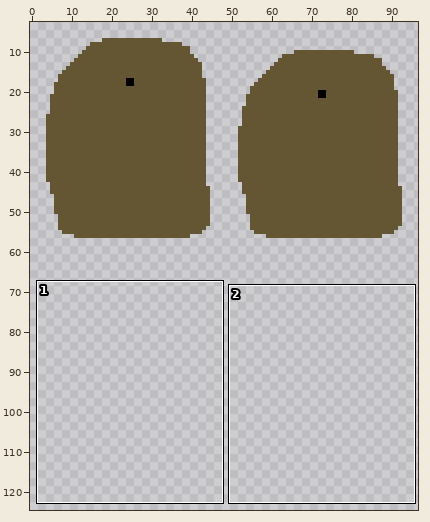
One commit to this sprite sheet: Assets/Textures/Characters/stranger_character_colored.png. Above, an overview of the earlier version with the close-up marked.
Close-up. Before:
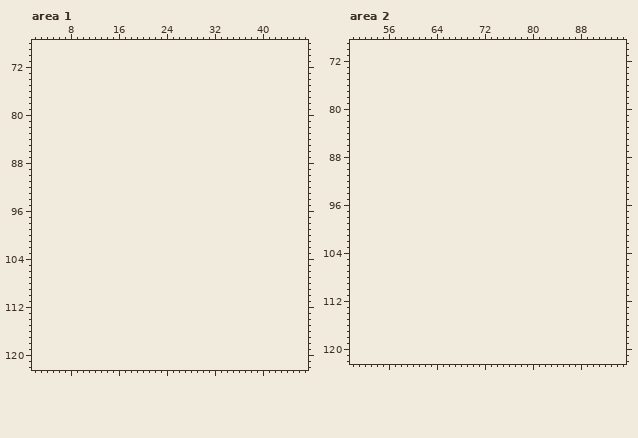
The file is 98x63 pixels. Shown: area 1: x 2..47, y 68..122; area 2: x 50..95, y 69..122. The old version is drawn lined up with the new one, on the new canvas. The wide view leaves out empty margins.
After:
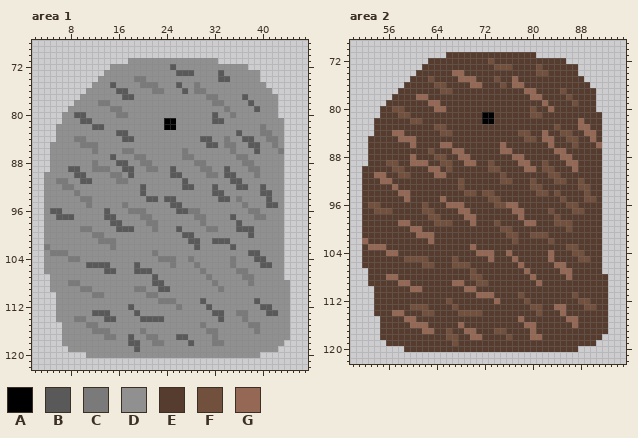
Palette (. is transparent): A #000000  B #595959  C #7a7a7a  D #909090  E #563c2e  F #72503e  G #946854
Commit message: Sketched new look for mud stranger
Edits made:
canvas 98x63 -> 98x126
Changed rows in their new state; - is an unchanged pixel.
Area 1:
first column x 4:
 71 --------------DDDDDDDDDDDDDDD------------
 72 -----------DDDDDDDDDDBDDDDDDDDDDDD-------
 73 ----------DDDDDDDDDDDDBBBDDDDBDDDDDD-----
 74 ---------DDDDDDCCDDDDDDDDDDDDBBDDDDD-----
 75 --------DDDBDDDDCCCDDDBDDCDDDDDDDDDDD----
 76 -------DDDDDBBDDDDCCDDDBDCCDDDDDDDDDDD---
 77 ------DDDDDDDBBDDDDDDDDDDDDCCDDDDBDDDDD--
 78 -----DDDDCCDDDDDDDDDDDDDDDDDCCDDDDBDDDD--
 79 ----DDDDDDDCCDDDDDDDDDDDDDDDDDCDDDDBDDD--
 80 ---DDBBDDDDDCCDDDDDDDDDDDDDDBDDCDDDDDDD--
 81 ---DDDBBDDDDDDDDDDDDAADDDDDDBBDDDDDDDDDD-
 82 --DDDDDDBBDDDDDDDDDDAADDDDDDDDDDDDDDCDDD-
 83 --DDDDDDDDDDBBDDDDDDDDDDDDDDDDDDBDDDCCDD-
 84 --DDDCCDDDDDDBBDDDDDDDDDDDBBDDCDDBBDDCCD-
 85 -DDDDDCCCDDDDDDDDDDDDDDDDDDBBDCCDDBBDDCD-
 86 -DDDDDDDCDDDDCCDDDDDDDDCDDDDDDDCDDDBDDDC-
 87 -DDDDDDDDDDBDDDCCDDDDDDCCDDDDDDDCCDDDDDD-
 88 -DDDDDDDCDDDBBDDCCDDDDDDDCCDDDDDDCCDDDDD-
 89 -DDDBBDDCCCDDBBDDCCDDBDDDDCCDDBDDDCCDDDD-
 90 DDDDDBBDDDDCCDBDDDDDDBBDDDDCCDBBDDDCDDDD-
 91 DDCCDDBBDDDDCCDDDDDDDDDBDDDDDDDBBDDDDDDD-
 92 DDDCCDDDDDDDDDDDBDDDDDDBBDDDBDDDBBDDBDDD-
 93 DDDDDCDDDDDDDDDDBDDDDDDDDDDDBBDDDDDDBBDD-
 94 DDDDDDCCDDDDDDDDDBBDBBDDDDDDDBBDCDDDDBDD-
 95 DDDDDDDCDDDDDCDDDDDDDBBDDDDDDDDDDCDDDBBD-
 96 DBBDDDDDDDBDDDCCCDDDDDBBCCDDDDDDDDCCDDDD-
 97 DDBBBDDDDDBBDDDDCCDDDDDDDCCDDDDBDDDCCDDD-
 98 DDDDDDDDDDDBBDDDDCCDDDDDDDCDDDDDBDDDDDDD-
 99 DDDDDDCCDDDDBBBDDDCDDDBDDDDCCDDDBBBDDDDD-
100 DDDDDDDDCCDDDDDDDDDDDDDBBDDDDDDDDDBDDDDD-
101 DDDDDDDDDCCCDDDDDDDDDDDDBBDDBBBDDDDDDDDD-
102 CDDDDDDDDDDCDDDDDDDDDDDDDBDDDDDBDDDDDDDD-
103 DCCCDDDDDDDDDDDDDDCDDDDDDDDDDDDDDDBBDDDD-
104 DDDDCCDDDDDDDDDDDDDCCCDDCDDDDDDCDDDBBDDD-
105 DDDDDDDBBBBDDDDBDDDDDCDDDCDDDDDCDDDDBBDD-
106 DDDDDDDDDDBBDDDBBBDDDDDDDDCDDDDDCCDDDDDD-
107 -DDDDDDDDDDDDDDDDDBDDDDDDDDCDDDDDCCDDDDD-
108 -DDDCCDDDDDDDDDDDDBBDDDDDDDDCDDDDDCDDDDDD
109 -DDDDDCCDDDDDDDCCDDBBDDDDDDDDCDDDDDDDDDDD
110 --DDDDDDCCDDDDDDDCCDDDDDDDDDDDDDDDDDDDDDD
111 --DDDDDDDDDDDDDDDDDCCCDDDDBDDDDDDDDBDDDDD
112 --DDDDDDDDDDDDBDDDDDDDCDDDDBDDDDDDDDBBDDD
113 --DDDDDDBBBDDDDBDDDDDDDDDDDDBBDDCCDDDBBDD
114 --DDDCCDDDBBDDDDBBBBDDDDDDDDDBDDDCDDDDDDD
115 ---DDDDCCDDDDDDDDDDDDDDDDDCDDDDDDDCCDDDDD
116 ---DDDDDCCCDDDDDCDDDDDDDDDDCCDDDDDDCDDDDD
117 ---DDDDDDDCCDDBDDCCDDDBBDDDDCDDDDDDDDDDDD
118 ---DDDDDDDDDDDBBDDCCDDDDBDDDCCDDDDDDDDDD-
119 ----DDDDDDDDDDDBDDDDDDDDDDDDDDDDDDDDDDD--
120 -------DDDDDDDDDDDDDDDDDDDDDDDDDDDDD-----
Area 2:
first column x 52:
 71 --------------EEEEEEEEEEEEEEE------------
 72 -----------EEEEEEEEEEFEEEEEEEEEEEE-------
 73 ----------EEEEEEEEEEEEFFFEEEEFEEEEEE-----
 74 ---------EEEEEEGGEEEEEEEEEEEEFFEEEEE-----
 75 --------EEEFEEEEGGGEEEFEEGEEEEEEEEEEE----
 76 -------EEEEEFFEEEEGGEEEFEGGEEEEEEEEEEE---
 77 ------EEEEEEEFFEEEEEEEEEEEEGGEEEEFEEEEE--
 78 -----EEEEGGEEEEEEEEEEEEEEEEEGGEEEEFEEEE--
 79 ----EEEEEEEGGEEEEEEEEEEEEEEEEEGEEEEFEEE--
 80 ---EEFFEEEEEGGEEEEEEEEEEEEEEFEEGEEEEEEE--
 81 ---EEEFFEEEEEEEEEEEEAAEEEEEEFFEEEEEEEEEE-
 82 --EEEEEEFFEEEEEEEEEEAAEEEEEEEEEEEEEEGEEE-
 83 --EEEEEEEEEEFFEEEEEEEEEEEEEEEEEEFEEEGGEE-
 84 --EEEGGEEEEEEFFEEEEEEEEEEEFFEEGEEFFEEGGE-
 85 -EEEEEGGGEEEEEEEEEEEEEEEEEEFFEGGEEFFEEGE-
 86 -EEEEEEEGEEEEGGEEEEEEEEGEEEEEEEGEEEFEEEG-
 87 -EEEEEEEEEEFEEEGGEEEEEEGGEEEEEEEGGEEEEEE-
 88 -EEEEEEEGEEEFFEEGGEEEEEEEGGEEEEEEGGEEEEE-
 89 -EEEFFEEGGGEEFFEEGGEEFEEEEGGEEFEEEGGEEEE-
 90 EEEEEFFEEEEGGEFEEEEEEFFEEEEGGEFFEEEGEEEE-
 91 EEGGEEFFEEEEGGEEEEEEEEEFEEEEEEEFFEEEEEEE-
 92 EEEGGEEEEEEEEEEEFEEEEEEFFEEEFEEEFFEEFEEE-
 93 EEEEEGEEEEEEEEEEFEEEEEEEEEEEFFEEEEEEFFEE-
 94 EEEEEEGGEEEEEEEEEFFEFFEEEEEEEFFEFEEEEFEE-
 95 EEEEEEEGEEEEEGEEEEEEEFFEEEEEEEEEEFEEEFFE-
 96 EFFEEEEEEEFEEEGGGEEEEEFFGGEEEEEEEEFFEEEE-
 97 EEFFFEEEEEFFEEEEGGEEEEEEEGGEEEEFEEEFFEEE-
 98 EEEEEEEEEEEFFEEEEGGEEEEEEEGEEEEEFEEEEEEE-
 99 EEEEEEGGEEEEFFFEEEGEEEFEEEEGGEEEFFFEEEEE-
100 EEEEEEEEGGEEEEEEEEEEEEEFFEEEEEEEEEFEEEEE-
101 EEEEEEEEEGGGEEEEEEEEEEEEFFEEFFFEEEEEEEEE-
102 GEEEEEEEEEEGEEEEEEEEEEEEEFEEEEEFEEEEEEEE-
103 EGGGEEEEEEEEEEEEEEGEEEEEEEEEEEEEEEFFEEEE-
104 EEEEGGEEEEEEEEEEEEEGGGEEGEEEEEEGEEEFFEEE-
105 EEEEEEEFFFFEEEEFEEEEEGEEEGEEEEEGEEEEFFEE-
106 EEEEEEEEEEFFEEEFFFEEEEEEEEGEEEEEGGEEEEEE-
107 -EEEEEEEEEEEEEEEEEFEEEEEEEEGEEEEEGGEEEEE-
108 -EEEGGEEEEEEEEEEEEFFEEEEEEEEGEEEEEGEEEEEE
109 -EEEEEGGEEEEEEEGGEEFFEEEEEEEEGEEEEEEEEEEE
110 --EEEEEEGGEEEEEEEGGEEEEEEEEEEEEEEEEEEEEEE
111 --EEEEEEEEEEEEEEEEEGGGEEEEFEEEEEEEEFEEEEE
112 --EEEEEEEEEEEEFEEEEEEEGEEEEFEEEEEEEEFFEEE
113 --EEEEEEFFFEEEEFEEEEEEEEEEEEFFEEGGEEEFFEE
114 --EEEGGEEEFFEEEEFFFFEEEEEEEEEFEEEGEEEEEEE
115 ---EEEEGGEEEEEEEEEEEEEEEEEGEEEEEEEGGEEEEE
116 ---EEEEEGGGEEEEEGEEEEEEEEEEGGEEEEEEGEEEEE
117 ---EEEEEEEGGEEFEEGGEEEFFEEEEGEEEEEEEEEEEE
118 ---EEEEEEEEEEEFFEEGGEEEEFEEEGGEEEEEEEEEE-
119 ----EEEEEEEEEEEFEEEEEEEEEEEEEEEEEEEEEEE--
120 -------EEEEEEEEEEEEEEEEEEEEEEEEEEEEE-----
